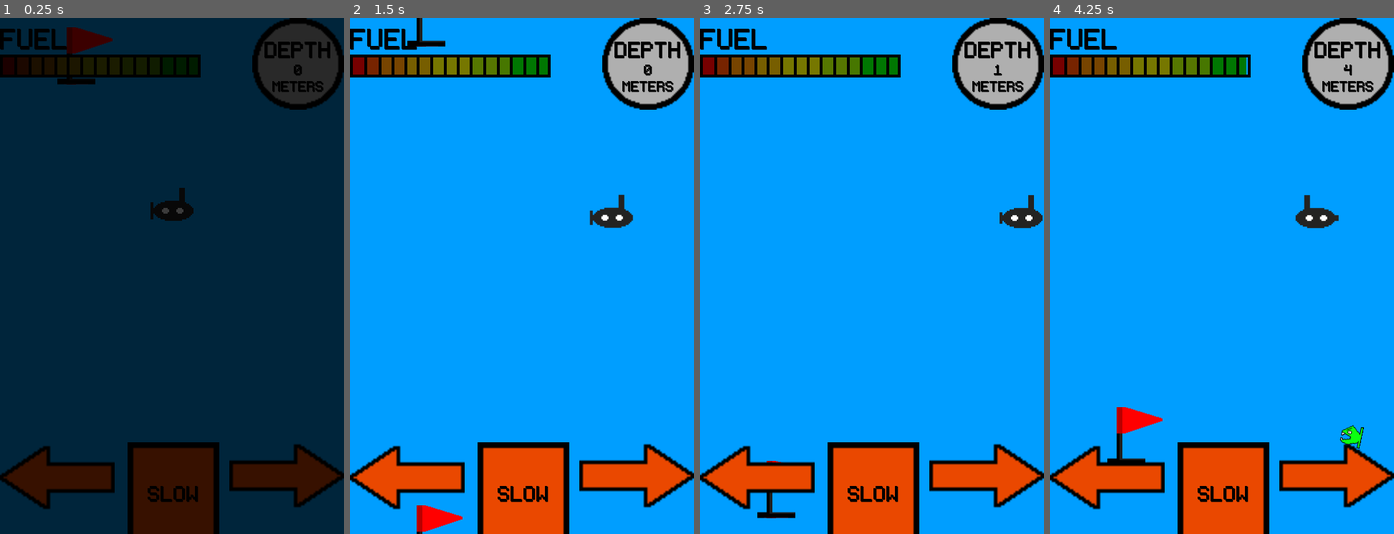
Above: before the commit, frames 1-4 (left to right).
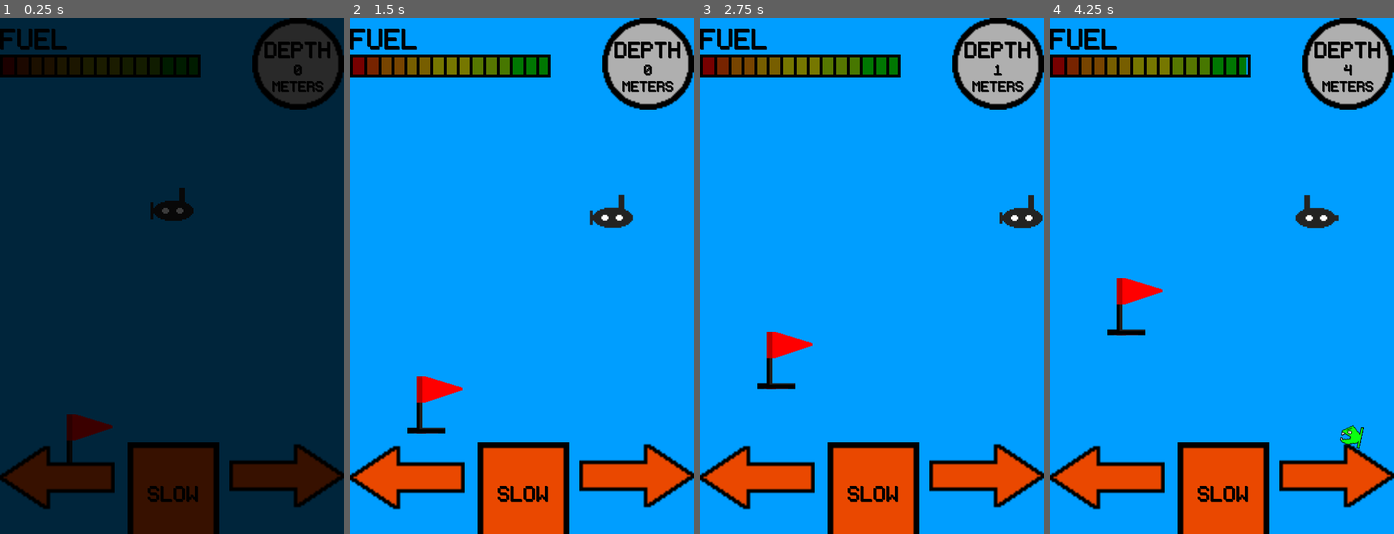
Above: after the commit, the same moments.

Repository: seb-navarro/Endless_Depth
Game: Godot game, scene res://Main/Main.tscn
Two runs of this game, one before a commit and one after it. Both use one fixed random seed, a clock stepped at 60 frames per second and the inputs below. This scene is started directly instead of the project's main scene.
Inputs:
- Up to frame 1 (0.25 s): no input
- Up to frame 2 (1.5 s): hold D (move_right) 0.53-1.28 s; hold A (move_left) from 1.28 s (still down)
- Up to frame 3 (2.75 s): release A (move_left) at 2.03 s; hold D (move_right) from 2.03 s (still down)
- Up to frame 4 (4.25 s): release D (move_right) at 3.53 s; hold A (move_left) from 3.53 s (still down)

The runs differ from the first frame. In frame 1, 1.1% of the frame differs, in the area x 16-33%, y 1-87%; in frame 2, 1.3%, in the area x 16-33%, y 0-100%; in frame 3, 0.9%; in frame 4, 1.3%.

Commit message:
Made the player start in middle of the gameplay scene (Offset implemented on camera)

Diff:
--- a/Main/Main.tscn
+++ b/Main/Main.tscn
@@ -46,7 +46,6 @@
 script = ExtResource("1_bguby")
 
 [node name="Player" parent="." instance=ExtResource("1_75qh5")]
-position = Vector2(240, 180)
 
 [node name="FuelDeplete" type="Timer" parent="."]
 wait_time = 0.5
@@ -79,7 +78,7 @@
 }
 
 [node name="Spawner" parent="." instance=ExtResource("5_mluvq")]
-position = Vector2(240, 180)
+position = Vector2(240, 360)
 
 [connection signal="boost" from="Player" to="." method="_on_player_boost"]
 [connection signal="hit" from="Player" to="." method="_on_player_hit"]
--- a/Main/main.gd
+++ b/Main/main.gd
@@ -6,7 +6,7 @@
 # Called when the node enters the scene tree for the first time.
 func _ready() -> void:
 	$Player.position.x = Global.screen_width / 2
-	$Player.position.y = Global.screen_height / 4
+	$Player.position.y = Global.screen_height / 2
 	$Fade/ColorRect.visible = true
 	transition_in()
 	new_game()
